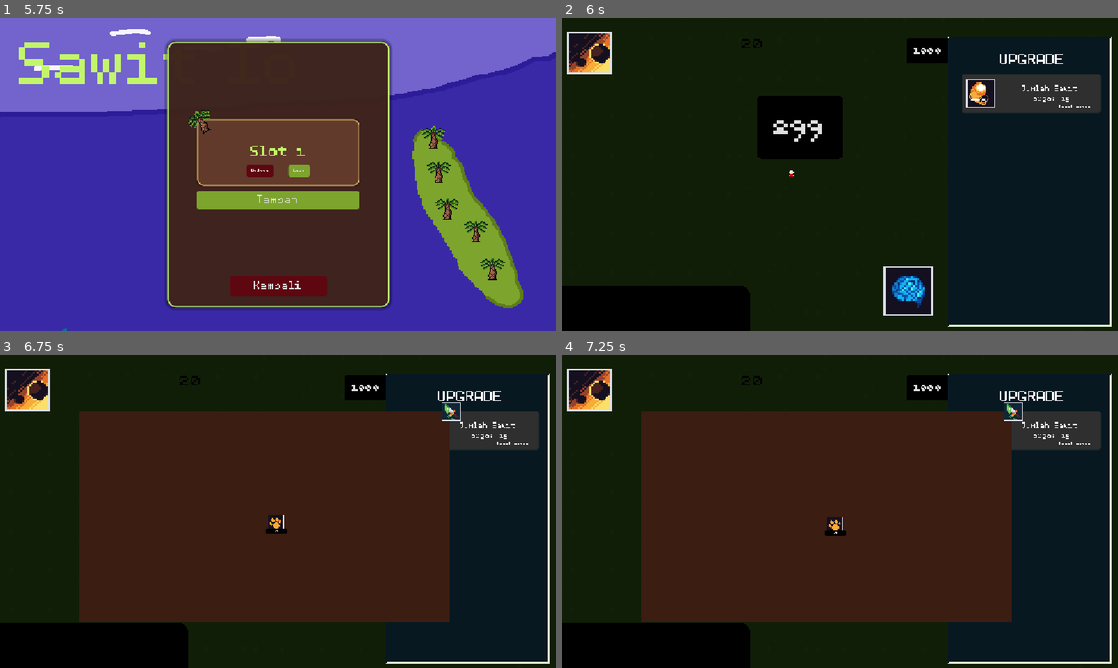
Above: before the commit, frames 1-4 (two rows, left to right).
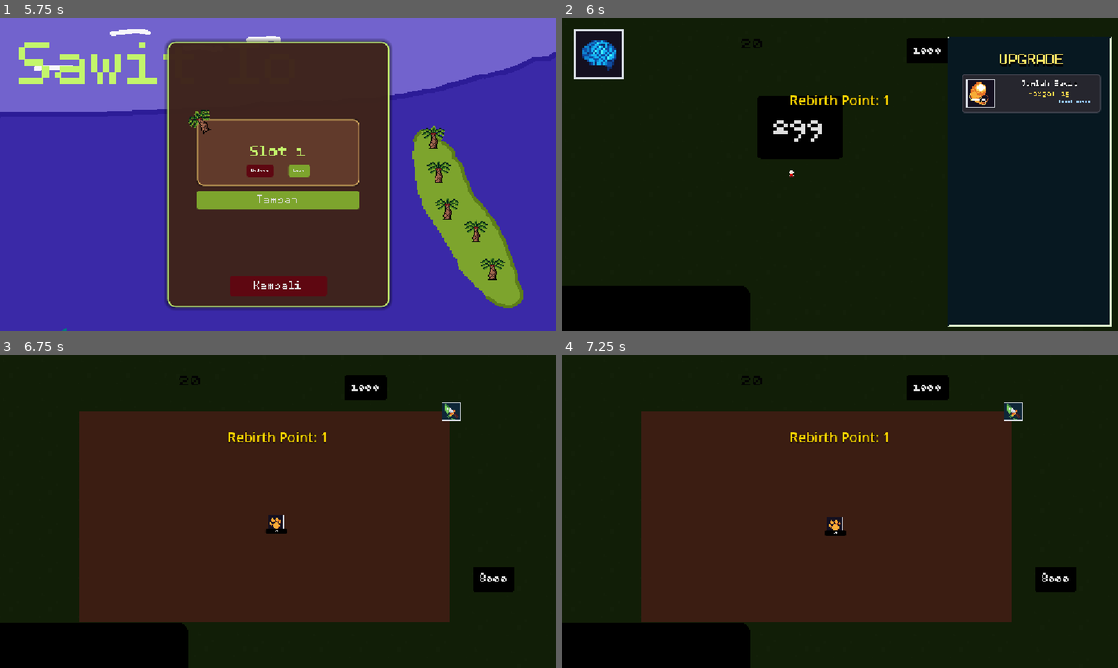
Above: after the commit, the same moments.

Repository: azizul987/Sawit-io
Game: Godot game, scene res://Scene/MainMenui.tscn
Two runs of this game, one before a commit and one after it. Both use one fixed random seed, a clock stepped at 60 frames per second and the inputs below. Sound files missing from this copy of the repository are replaced by a short silence.
Inputs (mouse positions are in pixels of both pictures, inside the frame that each line leads up to; where the layout moved, square brackets give the same spot in the first picture):
- Up to frame 1 (5.75 s): click "Mulai" at 0.5 s; tap Enter at 1.25 s; drag from (494, 268) to (450, 208) at 1.27 s; click "Tambah" at 2 s; click "Kembali" at 2.75 s; click "Mulai" at 3.5 s; drag from (478, 230) to (439, 171) at 4.27 s; move the mouse to (478, 230) at 5.02 s; hold Right (ui_right) from 5.03 s (still down); hold E (zoom_out) from 5.03 s (still down); click (478, 230) at 5.17 s
- Up to frame 2 (6 s): release Right (ui_right) at 5.75 s; release E (zoom_out) at 5.75 s; click "Load" at 5.75 s
- Up to frame 3 (6.75 s): click (38, 392) [344, 627] at 6.5 s
- Up to frame 4 (7.25 s): no input

Frame 1 is identical in both runs. In frame 2, 3.7% of the frame differs, in the area x 0-97%, y 3-96%; in frame 3, 20%, in the area x 0-99%, y 4-99%; in frame 4, 20%.

Commit message:
Beautify UpdateMenu buttons, toggle UpdateMenu visibility on SkillTree open

Diff:
--- a/Logic/Data Templete/Data/ress/Skill_Database_place.tres
+++ b/Logic/Data Templete/Data/ress/Skill_Database_place.tres
@@ -13,13 +13,9 @@
 id = "center_benih_pertama"
 skill_name = "Benih Pertama"
 max_level = 1
-tree_position = Vector2(0, 0)
-required_skill_ids = Array[String]([])
 is_open = true
 cost = Array[int]([0])
-level = 0
 Icon = ExtResource("3_nqfhb")
-effect_type = 0
 effect_value = 1.0
 metadata/_custom_type_script = "uid://dmslmeqer2n8d"
 
@@ -30,11 +26,8 @@
 max_level = 5
 tree_position = Vector2(-150, -80)
 required_skill_ids = Array[String](["center_benih_pertama"])
-is_open = false
 cost = Array[int]([1, 2, 4, 8, 16])
-level = 0
 Icon = ExtResource("4_pope5")
-effect_type = 0
 effect_value = 10.0
 metadata/_custom_type_script = "uid://dmslmeqer2n8d"
 
@@ -45,11 +38,8 @@
 max_level = 1
 tree_position = Vector2(-300, -80)
 required_skill_ids = Array[String](["prod_bibit_unggul"])
-is_open = false
 cost = Array[int]([20])
-level = 0
 Icon = ExtResource("5_w66aa")
-effect_type = 0
 effect_value = 1.0
 metadata/_custom_type_script = "uid://dmslmeqer2n8d"
 
@@ -60,12 +50,9 @@
 max_level = 5
 tree_position = Vector2(150, -80)
 required_skill_ids = Array[String](["center_benih_pertama"])
-is_open = false
 cost = Array[int]([1, 2, 4, 8, 16])
-level = 0
 Icon = ExtResource("6_37qqy")
 effect_type = 4
-effect_value = 5.0
 metadata/_custom_type_script = "uid://dmslmeqer2n8d"
 
 [sub_resource type="Resource" id="Resource_efi_magnet_jangkauan"]
@@ -75,11 +62,8 @@
 max_level = 3
 tree_position = Vector2(300, -80)
 required_skill_ids = Array[String](["efi_diskon_tengkulak"])
-is_open = false
 cost = Array[int]([5, 10, 15])
-level = 0
 Icon = ExtResource("7_0wu8a")
-effect_type = 0
 effect_value = 20.0
 metadata/_custom_type_script = "uid://dmslmeqer2n8d"
 
--- a/Logic/object_For_skrip/updatebtn.tscn
+++ b/Logic/object_For_skrip/updatebtn.tscn
@@ -4,16 +4,49 @@
 [ext_resource type="Texture2D" uid="uid://bnn4d5r1duo1i" path="res://temp tekture/skill_icons_by_quintino_pixels/24x24/skill_icons2.png" id="2_1gh37"]
 [ext_resource type="FontFile" uid="uid://bgj0m7o0vpyqi" path="res://temp tekture/font/BPdotsSquareBold.otf" id="3_1gh37"]
 
-[sub_resource type="StyleBoxFlat" id="StyleBoxFlat_fo7bx"]
-bg_color = Color(0.1847857, 0.1847857, 0.18478557, 1)
-corner_radius_top_left = 5
-corner_radius_top_right = 5
-corner_radius_bottom_right = 5
-corner_radius_bottom_left = 5
+[sub_resource type="StyleBoxFlat" id="StyleBoxFlat_normal"]
+bg_color = Color(0.15, 0.15, 0.18, 1)
+border_width_left = 2
+border_width_top = 2
+border_width_right = 2
+border_width_bottom = 2
+border_color = Color(0.3, 0.3, 0.35, 1)
+corner_radius_top_left = 6
+corner_radius_top_right = 6
+corner_radius_bottom_right = 6
+corner_radius_bottom_left = 6
+
+[sub_resource type="StyleBoxFlat" id="StyleBoxFlat_hover"]
+bg_color = Color(0.2, 0.2, 0.25, 1)
+border_width_left = 2
+border_width_top = 2
+border_width_right = 2
+border_width_bottom = 2
+border_color = Color(0.8, 0.7, 0.2, 1)
+corner_radius_top_left = 6
+corner_radius_top_right = 6
+corner_radius_bottom_right = 6
+corner_radius_bottom_left = 6
+shadow_color = Color(0, 0, 0, 0.3)
+shadow_size = 4
+
+[sub_resource type="StyleBoxFlat" id="StyleBoxFlat_pressed"]
+bg_color = Color(0.1, 0.1, 0.12, 1)
+border_width_left = 2
+border_width_top = 2
+border_width_right = 2
+border_width_bottom = 2
+border_color = Color(0.6, 0.5, 0.1, 1)
+corner_radius_top_left = 6
+corner_radius_top_right = 6
+corner_radius_bottom_right = 6
+corner_radius_bottom_left = 6
 
 [node name="Updatebtn" type="Button" unique_id=1619997399]
 custom_minimum_size = Vector2(288, 80)
-theme_override_styles/normal = SubResource("StyleBoxFlat_fo7bx")
+theme_override_styles/normal = SubResource("StyleBoxFlat_normal")
+theme_override_styles/hover = SubResource("StyleBoxFlat_hover")
+theme_override_styles/pressed = SubResource("StyleBoxFlat_pressed")
 script = ExtResource("1_fo7bx")
 
 [node name="HBoxContainer" type="HBoxContainer" parent="." unique_id=938833588]
@@ -34,13 +67,14 @@
 [node name="Icon" type="TextureButton" parent="HBoxContainer/MarginContainer" unique_id=1897968863]
 custom_minimum_size = Vector2(60, 60)
 layout_mode = 2
+mouse_filter = 2
 texture_normal = ExtResource("2_1gh37")
 stretch_mode = 0
 
 [node name="MarginContainer2" type="MarginContainer" parent="HBoxContainer" unique_id=300782239]
 layout_mode = 2
 theme_override_constants/margin_left = 14
-theme_override_constants/margin_top = 25
+theme_override_constants/margin_top = 15
 
 [node name="VBoxContainer" type="VBoxContainer" parent="HBoxContainer/MarginContainer2" unique_id=1354535279]
 layout_mode = 2
@@ -49,6 +83,9 @@
 [node name="Nama" type="Label" parent="HBoxContainer/MarginContainer2/VBoxContainer" unique_id=993452087]
 custom_minimum_size = Vector2(170, 16.06)
 layout_mode = 2
+theme_override_colors/font_color = Color(0.9, 0.9, 0.9, 1)
+theme_override_colors/font_shadow_color = Color(0, 0, 0, 0.5)
+theme_override_constants/shadow_offset_y = 1
 theme_override_fonts/font = ExtResource("3_1gh37")
 text = "Jumlah Sawit"
 horizontal_alignment = 1
@@ -56,12 +93,14 @@
 [node name="Harga" type="Label" parent="HBoxContainer/MarginContainer2/VBoxContainer" unique_id=2089461872]
 custom_minimum_size = Vector2(0, 15.04)
 layout_mode = 2
+theme_override_colors/font_color = Color(1, 0.85, 0.3, 1)
 theme_override_fonts/font = ExtResource("3_1gh37")
 text = "5"
 horizontal_alignment = 1
 
 [node name="Level" type="Label" parent="HBoxContainer/MarginContainer2/VBoxContainer" unique_id=1322363543]
 layout_mode = 2
+theme_override_colors/font_color = Color(0.6, 0.8, 1, 1)
 theme_override_fonts/font = ExtResource("3_1gh37")
 theme_override_font_sizes/font_size = 10
 text = "0/1000"
--- a/Logic/skrip/SaveManager.gd
+++ b/Logic/skrip/SaveManager.gd
@@ -100,7 +100,7 @@
 	var data := read_save_data()
 
 	Point.point = float(data.get("point", 0))
-	Point.rebirth_point = int(data.get("rebirth_point", 0))
+	Point.rebirth_point = int(data.get("rebirth_point", 1))
 	var cam_data:Dictionary=data.get("skill_tree_camera",{
 		"x":0.0,
 		"y":0.0,
--- a/Logic/skrip/global/point.gd
+++ b/Logic/skrip/global/point.gd
@@ -2,7 +2,7 @@
 
 
 var point: float = 0.0
-var rebirth_point: int = 0
+var rebirth_point: int = 1
 var base_point_per_click: float = 2.5
 var point_per_click: float = 2.5
 var auto_point_per_sec: float = 0.0
--- a/Ui/Ui_Main.tscn
+++ b/Ui/Ui_Main.tscn
@@ -4,12 +4,19 @@
 [ext_resource type="FontFile" uid="uid://bgj0m7o0vpyqi" path="res://temp tekture/font/BPdotsSquareBold.otf" id="2_lr6hm"]
 [ext_resource type="Texture2D" uid="uid://cj5pek6qteonq" path="res://temp tekture/skill_icons_by_quintino_pixels/24x24/skill_icons46.png" id="3_k7e2i"]
 [ext_resource type="Texture2D" uid="uid://ka5qstdt47mc" path="res://temp tekture/skill_icons_by_quintino_pixels/24x24/skill_icons47.png" id="4_6dpwe"]
-[ext_resource type="Texture2D" uid="uid://luaruaa52acv" path="res://temp tekture/skill_icons_by_quintino_pixels/24x24/skill_icons4.png" id="5_rkw7e"]
 [ext_resource type="Texture2D" uid="uid://c0xhqcmcbti51" path="res://temp tekture/skill_icons_by_quintino_pixels/24x24/skill_icons1.png" id="6_qoxqm"]
 [ext_resource type="Script" uid="uid://cnueueyqy02aq" path="res://Ui/update_menu.gd" id="6_wbkow"]
 [ext_resource type="PackedScene" uid="uid://yafkb03mfrdh" path="res://Logic/object_For_skrip/updatebtn.tscn" id="7_raqhj"]
 [ext_resource type="Resource" uid="uid://dg02w7l0srhat" path="res://Logic/Data Templete/Data/ress/updatedatabase.tres" id="7_wbkow"]
 [ext_resource type="Texture2D" uid="uid://cxfbrmrvjdrf1" path="res://temp tekture/dark frame 03.png" id="10_4a1h5"]
+
+[sub_resource type="StyleBoxFlat" id="StyleBoxFlat_fo7bx"]
+bg_color = Color(0.1847857, 0.1847857, 0.18478557, 1)
+corner_radius_top_left = 5
+corner_radius_top_right = 5
+corner_radius_bottom_right = 5
+corner_radius_bottom_left = 5
+
 [sub_resource type="StyleBoxFlat" id="StyleBoxFlat_4a1h5"]
 bg_color = Color(0.16078432, 0.16078432, 0.16078432, 1)
 corner_radius_top_left = 4
@@ -38,21 +45,12 @@
 
 [node name="Change _Mode" type="TextureButton" parent="CanvasLayer/SkillTree" unique_id=671338521]
 layout_mode = 0
-offset_left = 666.0
-offset_top = 513.0
-offset_right = 769.63635
-offset_bottom = 616.63635
+offset_left = 25.0
+offset_top = 23.0
+offset_right = 128.63635
+offset_bottom = 126.63635
 texture_normal = ExtResource("3_k7e2i")
 texture_pressed = ExtResource("4_6dpwe")
-stretch_mode = 0
-
-[node name="Exit" type="TextureButton" parent="CanvasLayer/SkillTree" unique_id=1425474892]
-layout_mode = 0
-offset_left = 10.0
-offset_top = 28.0
-offset_right = 103.75701
-offset_bottom = 116.0
-texture_normal = ExtResource("5_rkw7e")
 stretch_mode = 0
 
 [node name="Control" type="Control" parent="CanvasLayer" unique_id=2053636521]
@@ -139,6 +137,7 @@
 
 [node name="Updatebtn" parent="UpdateMenu/ScrollContainer/VBoxContainer" unique_id=1619997399 instance=ExtResource("7_raqhj")]
 layout_mode = 2
+theme_override_styles/normal = SubResource("StyleBoxFlat_fo7bx")
 
 [node name="HBoxContainer" type="HBoxContainer" parent="UpdateMenu" unique_id=941773606]
 visible = false
@@ -187,6 +186,10 @@
 offset_bottom = -227.0
 grow_horizontal = 2
 grow_vertical = 2
+theme_override_colors/font_color = Color(1, 0.9, 0.4, 1)
+theme_override_colors/font_shadow_color = Color(0, 0, 0, 0.8)
+theme_override_constants/shadow_offset_y = 3
+theme_override_constants/shadow_outline_size = 2
 theme_override_fonts/font = ExtResource("2_lr6hm")
 theme_override_font_sizes/font_size = 32
 text = "UPGRADE"
@@ -231,4 +234,3 @@
 vertical_alignment = 1
 
 [connection signal="pressed" from="CanvasLayer/SkillTree/Change _Mode" to="." method="_on_texture_button_pressed"]
-[connection signal="pressed" from="CanvasLayer/SkillTree/Exit" to="." method="_on_exit_pressed"]
--- a/Ui/label.gd
+++ b/Ui/label.gd
@@ -38,6 +38,7 @@
 	$"../../CanvasLayer2/SkillTreeUi".show()
 	SaveManager.save_game()
 	skillshow.hide()
+	$UpdateMenu.hide()
 
 
 
--- a/Ui/skill_tree_ui.gd
+++ b/Ui/skill_tree_ui.gd
@@ -8,4 +8,6 @@
 
 func _on_exit_pressed() -> void:
 	$".".hide()
-	$"../../CanvasLayer/UiMain".skillshow.show()
+	var ui_main = $"../../CanvasLayer/UiMain"
+	ui_main.skillshow.show()
+	ui_main.get_node("UpdateMenu").show()
--- a/Ui/skill_tree_ui.tscn
+++ b/Ui/skill_tree_ui.tscn
@@ -38,6 +38,27 @@
 
 [node name="Skill Tree" parent="SubViewportContainer/SubViewport" unique_id=409050271 instance=ExtResource("1_dqm5e")]
 
+[node name="CanvasLayer" type="CanvasLayer" parent="." unique_id=485079468]
+layer = 5
+
+[node name="MarginContainer" type="MarginContainer" parent="CanvasLayer" unique_id=460238525]
+anchors_preset = 10
+anchor_right = 1.0
+offset_top = 131.49985
+offset_bottom = 190.49985
+grow_horizontal = 2
+theme_override_constants/margin_top = 20
+
+[node name="RebirthPointLabel" type="Label" parent="CanvasLayer/MarginContainer" unique_id=1149707638]
+layout_mode = 2
+theme_override_colors/font_color = Color(1, 0.843137, 0, 1)
+theme_override_colors/font_outline_color = Color(0, 0, 0, 1)
+theme_override_constants/outline_size = 4
+theme_override_font_sizes/font_size = 28
+text = "Rebirth Point: 1"
+horizontal_alignment = 1
+vertical_alignment = 1
+
 [node name="Exit" type="TextureButton" parent="." unique_id=293348174]
 layout_mode = 1
 anchors_preset = 8
